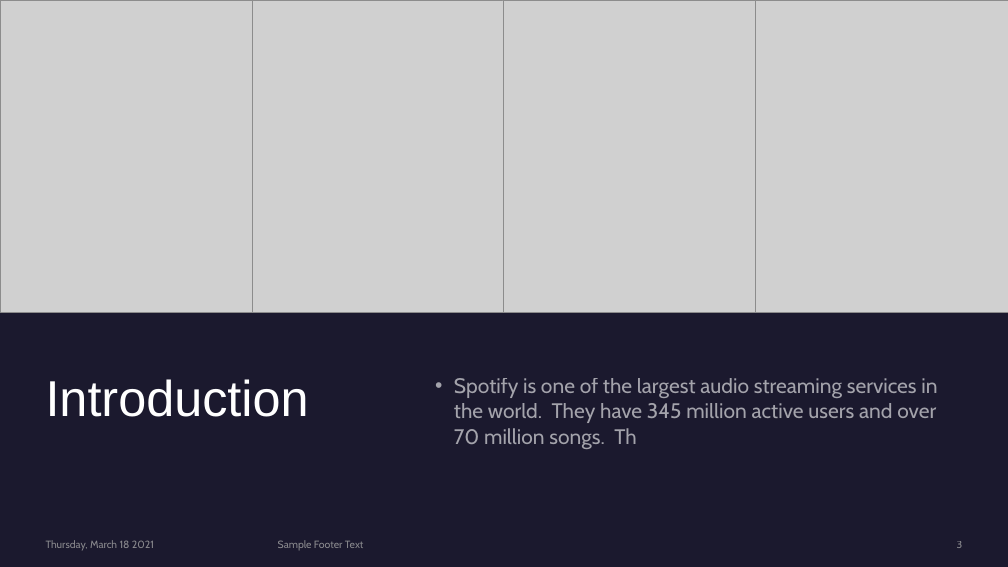
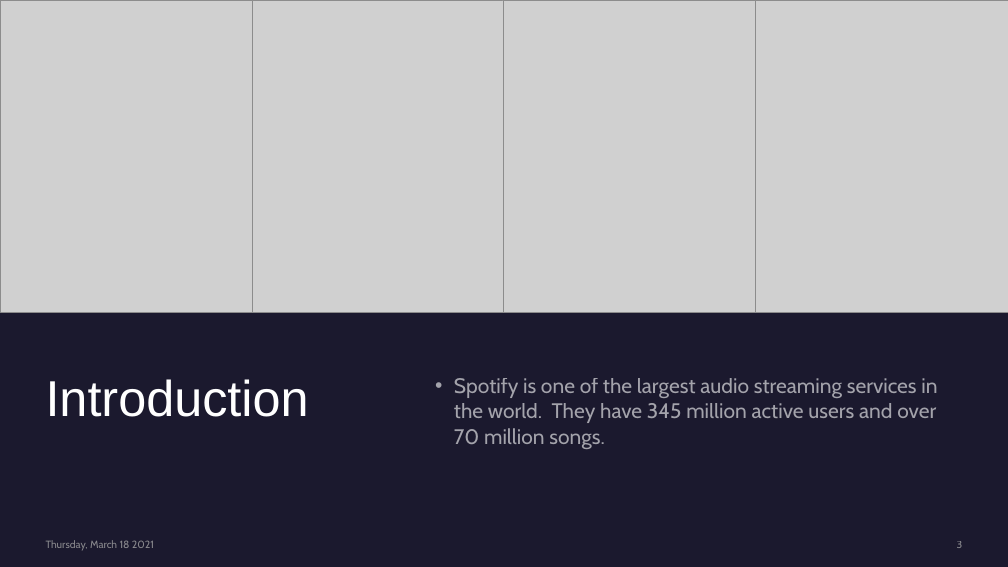
Before and after one commit to mbermont/Spotify_Project, a slide deck: slide 3 of docs/Utilizing Neural Networks To Categorize Songs.pptm. Drawn at 1008x567 pixels with LibreOffice and Linux fonts; fonts in the diff are those of the drawing; grey boxes stand for pictures. Boxes give left, top, right and bottom in pixels: in the first picture for what was removed or moved away, otherwise in the second. Text is boxed around its words. In the diff, an @@ line names an element or a change of style, - is before the commit and + after.

```diff
--- a/docs/Utilizing Neural Networks To Categorize Songs.pptm
+++ b/docs/Utilizing Neural Networks To Categorize Songs.pptm
@@ text at (x1=454, y1=378, x2=937, y2=449): text changed @@
-• Spotify is one of the largest audio streaming services in the world. They have 345 million active users and over 70 million songs. Th
+• Spotify is one of the largest audio streaming services in the world. They have 345 million active users and over 70 million songs.
@@ text removed at (x1=278, y1=540, x2=364, y2=550) @@
-Sample Footer Text
```
Also in this commit, not shown: 6 other slides changed, 3 slides removed, 10 other files.
